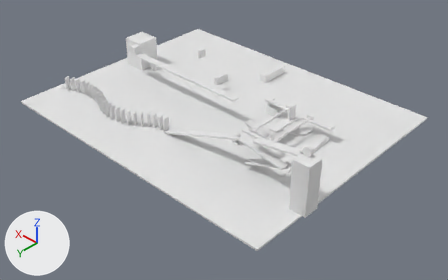
One commit to the Blender file master.blend: the scene before it, then after it.
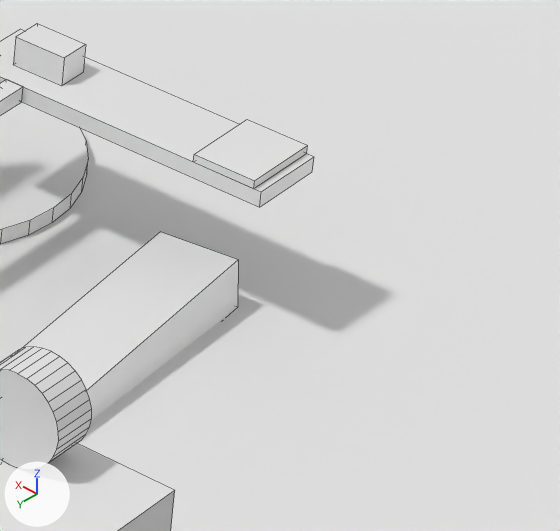
There are two pictures of each version: one whole from a 50 mm camera at (-91.0, 97.6, 79.3) aimed at (-3.7, 4.6, -4.0), one close up on the part from 68% to 80% of the width and 40% to 58% of the height. Lighting does not change. The marker at lower left points along +X, +Y and +Z. The close-ups show mesh edges as thin lines.

Names of what the first close-up shows: 'Alarm Clock', 'Fridge?', 'Ham', 'HammerRamp1', 'Plate', 'Ramp.003', 'Seesaw ham', 'Table', 'Weight2'.
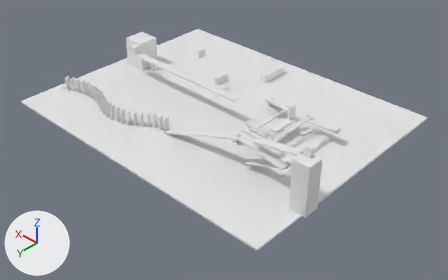
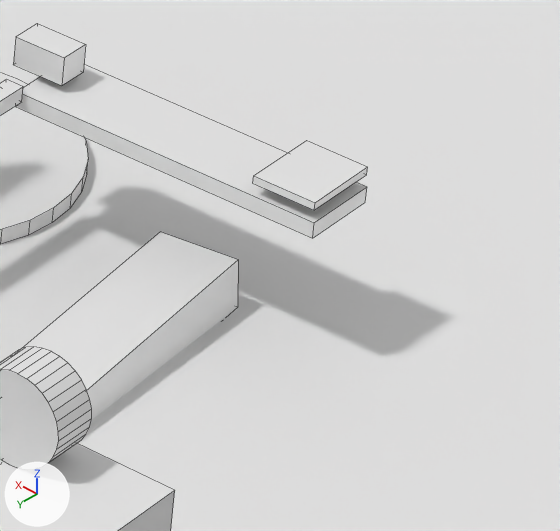
The change, as JSON lines over the scene's bpy script:
```json
{"block": "me_cube_016", "where": "me_cube_016.from_pydata(...)  # 8 vertices, 6 faces; spans x -1.0..1.0, y -1.0..1.0, z -1.0..1.0"}
{"block": "me_cube_016", "where": "# used by ob_seesaw_ham; location = (-23.16, -6.65, 4.08); rotation_euler = (0.0, 0.0, 3.142), in degrees (0, 0, 180); scale = (4.0, 1.0, 0.2)"}
{"block": "me_cube_016", "change": "me_cube_016 part 1: the whole mesh is moved by (0.55, 0.02, -1.0)"}
{"block": "me_cube_018", "where": "me_cube_018.from_pydata(...)  # 8 vertices, 6 faces; spans x -1.0..1.0, y -1.0..1.0, z -1.0..1.0"}
{"block": "me_cube_018", "where": "# used by ob_ham; location = (-26.16, -6.65, 4.38); rotation_euler = (0.0, 0.0, 3.142), in degrees (0, 0, 180); scale = (0.8, 1.0, 0.1)"}
{"block": "me_cube_018", "change": "me_cube_018 part 2: the whole mesh is moved by (6.68, 0.02, 4.0)"}
{"op": "set", "path": "ob_seesaw_ham.location", "old": "(-23.16, -6.65, 4.08)", "new": "(-22.37, -6.65, 4.08)"}
{"op": "set", "path": "ob_ham.location", "old": "(-26.16, -6.65, 4.38)", "new": "(-22.37, -6.65, 4.08)"}
```

Changed parts and their boxes (x1, y1, x2, y2) in the close-ups (560 x 531 px):
```json
{"object": "Seesaw ham", "change": "moved", "before": [0, 29, 314, 207], "after": [16, 64, 367, 238]}
{"object": "Ham", "change": "moved", "before": [194, 119, 308, 188], "after": [253, 141, 368, 210]}
```
